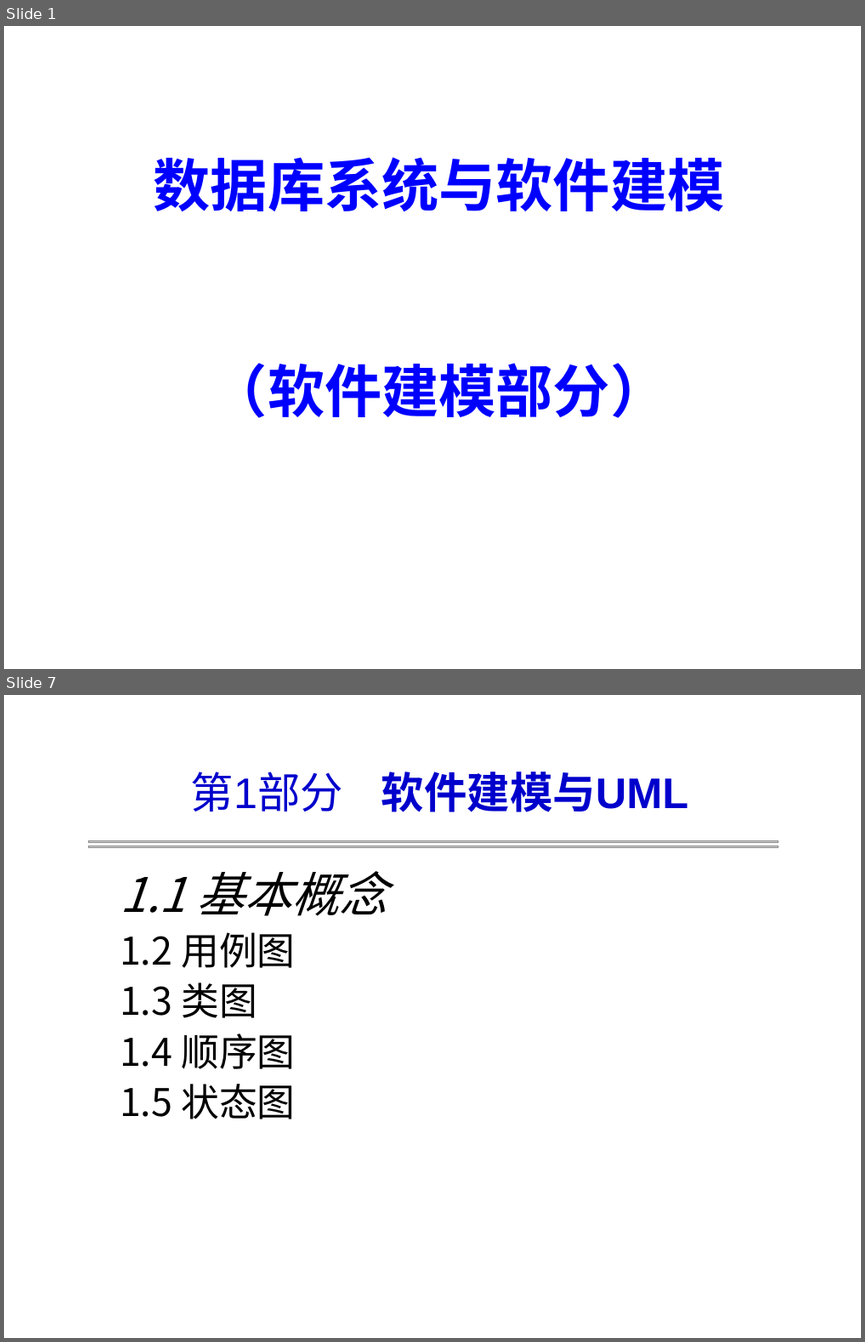
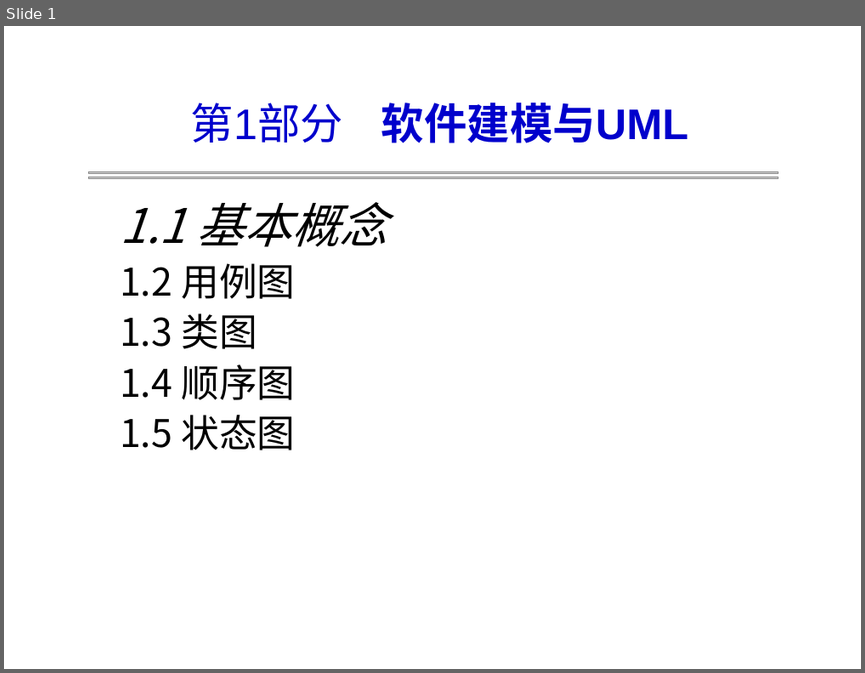
Before and after one commit to Zhangyucong0210/UML_DataBase, a slide deck: PPT/1.1UML基础.ppt. Shown one above the other, each under a label of ours: slides 1 and 7 before the commit, slide 1 after it; the slides between them are not shown. The pictures are 865x1342 and 865x673 pixels, drawn with LibreOffice and Linux fonts; fonts in the diff are those of the drawing; grey boxes stand for pictures. Boxes give left, top, right and bottom in pixels: in the first picture for what was removed or moved away, otherwise in the second. Text is boxed around its words. In the diff, an @@ line names an element or a change of style, - is before the commit and + after.

```diff
--- a/PPT/1.1UML基础.ppt
+++ b/PPT/1.1UML基础.ppt
@@ slide 1 removed at (x1=4, y1=26, x2=861, y2=669), background #FFFFFF @@
@@ text removed at (x1=154, y1=157, x2=725, y2=418) @@
-数据库系统与软件建模
-（软件建模部分）
@@ what was slide 7 is now slide 1 @@
```
Also in this commit, not shown: 9 slides changed, 7 other slides removed, 31 other files.
